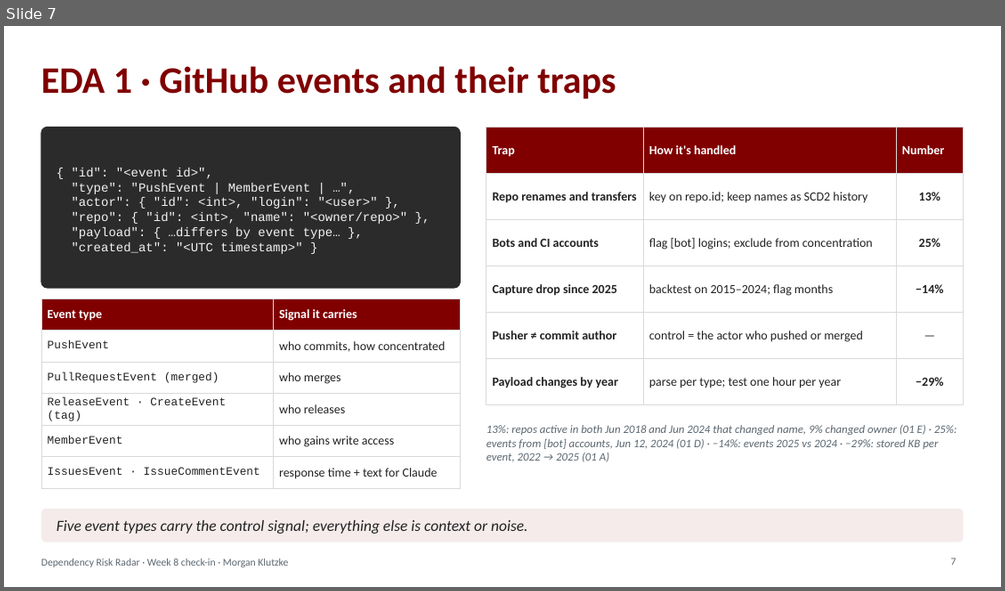
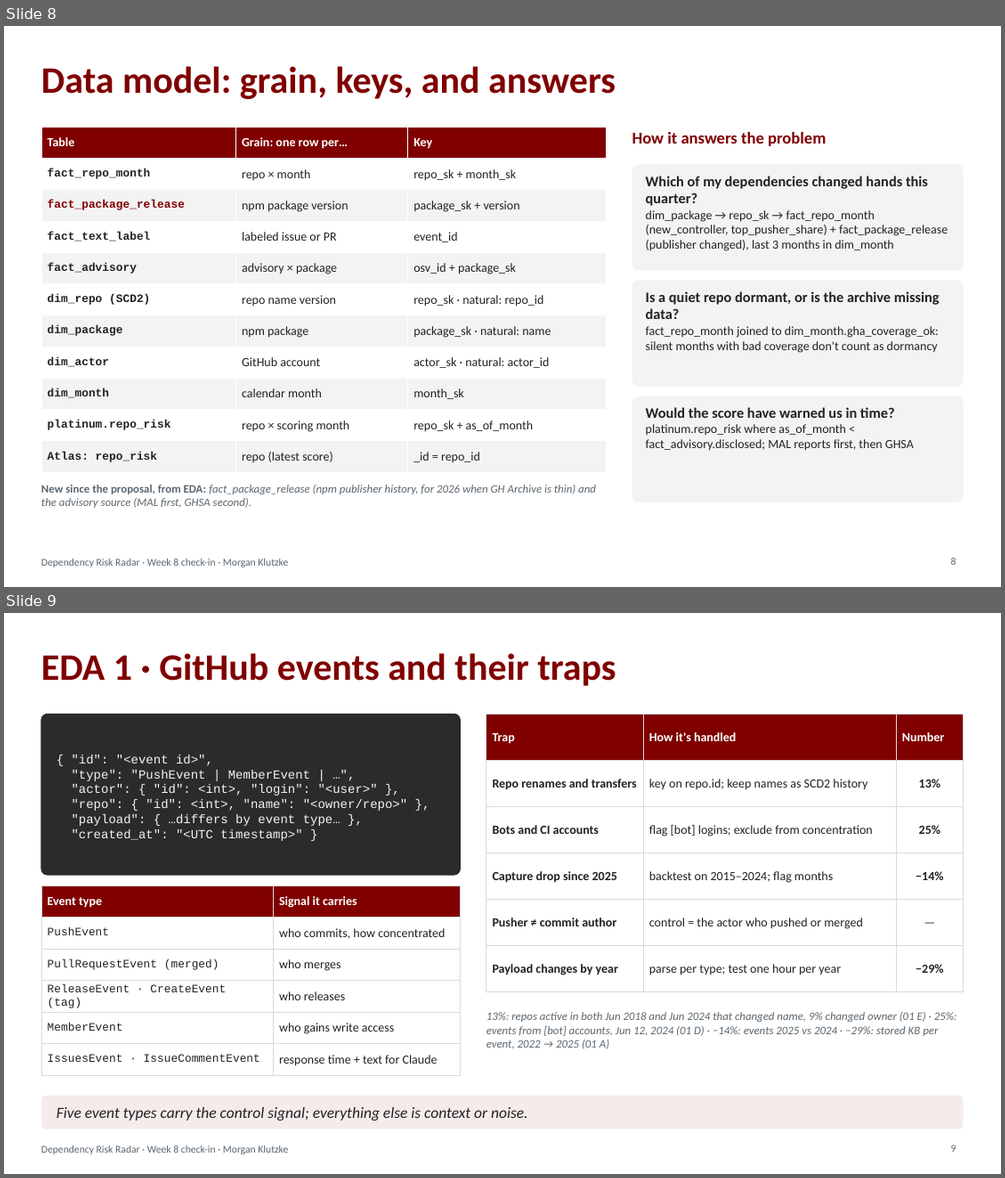
Before and after one commit to mklutzke/dependency-risk-radar, a slide deck: docs/Week8_Checkin_Dependency_Risk_Radar.pptx. Shown one above the other, each under a label of ours: slide 7 before the commit, slides 8 and 9 after it. The pictures are 1005x591 and 1005x1178 pixels, drawn with LibreOffice and Linux fonts; fonts in the diff are those of the drawing. Boxes give left, top, right and bottom in pixels: in the first picture for what was removed or moved away, otherwise in the second. Text is boxed around its words. In the diff, an @@ line names an element or a change of style, - is before the commit and + after.

```diff
--- a/docs/Week8_Checkin_Dependency_Risk_Radar.pptx
+++ b/docs/Week8_Checkin_Dependency_Risk_Radar.pptx
@@ slide 8 added at [4, 26, 1001, 587], background #FFFFFF; not listed: 1 template element that a slide beside it also shows @@
@@ title added at [41, 66, 615, 99], 36 pt, text #800000, bold @@
+Data model: grain, keys, and answers
@@ table added at [41, 127, 606, 473], 11 rows, 3 columns @@
+Table | Grain: one row per… | Key
+fact_repo_month | repo × month | repo_sk + month_sk
+fact_package_release | npm package version | package_sk + version
+fact_text_label | labeled issue or PR | event_id
+fact_advisory | advisory × package | osv_id + package_sk
+dim_repo (SCD2) | repo name version | repo_sk · natural: repo_id
+dim_package | npm package | package_sk · natural: name
+dim_actor | GitHub account | actor_sk · natural: actor_id
+dim_month | calendar month | month_sk
+platinum.repo_risk | repo × scoring month | repo_sk + as_of_month
+Atlas: repo_risk | repo (latest score) | _id = repo_id
@@ text added at [632, 132, 825, 146], 16 pt, text #800000, bold @@
+How it answers the problem
@@ rounded rectangle added at [632, 164, 963, 271], fill #F3F3F4 @@
@@ text added at [646, 176, 947, 251], 12 pt, text #222222 @@
+Which of my dependencies changed hands this quarter?
+dim_package → repo_sk → fact_repo_month (new_controller, top_pusher_share) + fact_package_release (publisher changed), last 3 months in dim_month
@@ rounded rectangle added at [632, 281, 963, 386], fill #F3F3F4 @@
@@ text added at [646, 291, 939, 353], 12 pt, text #222222 @@
+Is a quiet repo dormant, or is the archive missing data?
+fact_repo_month joined to dim_month.gha_coverage_ok: silent months with bad coverage don't count as dormancy
@@ rounded rectangle added at [632, 396, 963, 502], fill #F3F3F4 @@
@@ text added at [646, 407, 914, 451], 12 pt, text #222222 @@
+Would the score have warned us in time?
+platinum.repo_risk where as_of_month < fact_advisory.disclosed; MAL reports first, then GHSA
@@ text added at [41, 484, 596, 507], 11 pt, text #5B6770, italic @@
+New since the proposal, from EDA: fact_package_release (npm publisher history, for 2026 when GH Archive is thin) and the advisory source (MAL first, GHSA second).
@@ page number added at [951, 557, 956, 564], 10 pt, text #5B6770 @@
+8
@@ what was slide 7 is now slide 9 @@
```
Also in this commit, not shown: 2 slides changed, 1 other slide added, 1 other file.
